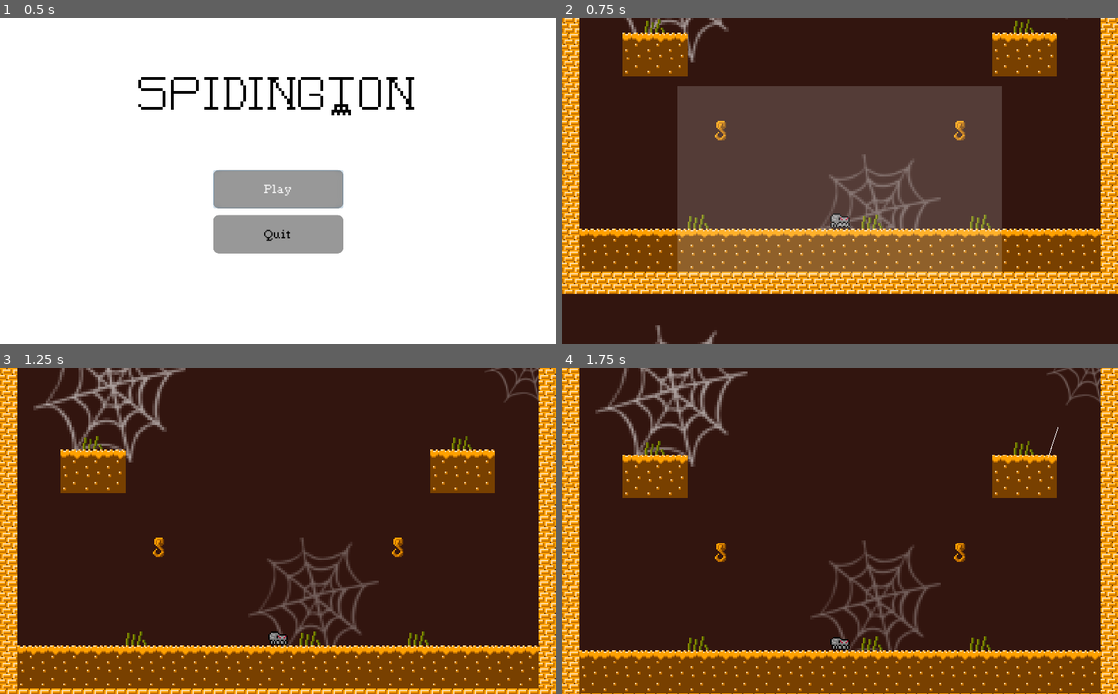
Above: before the commit, frames 1-4 (two rows, left to right).
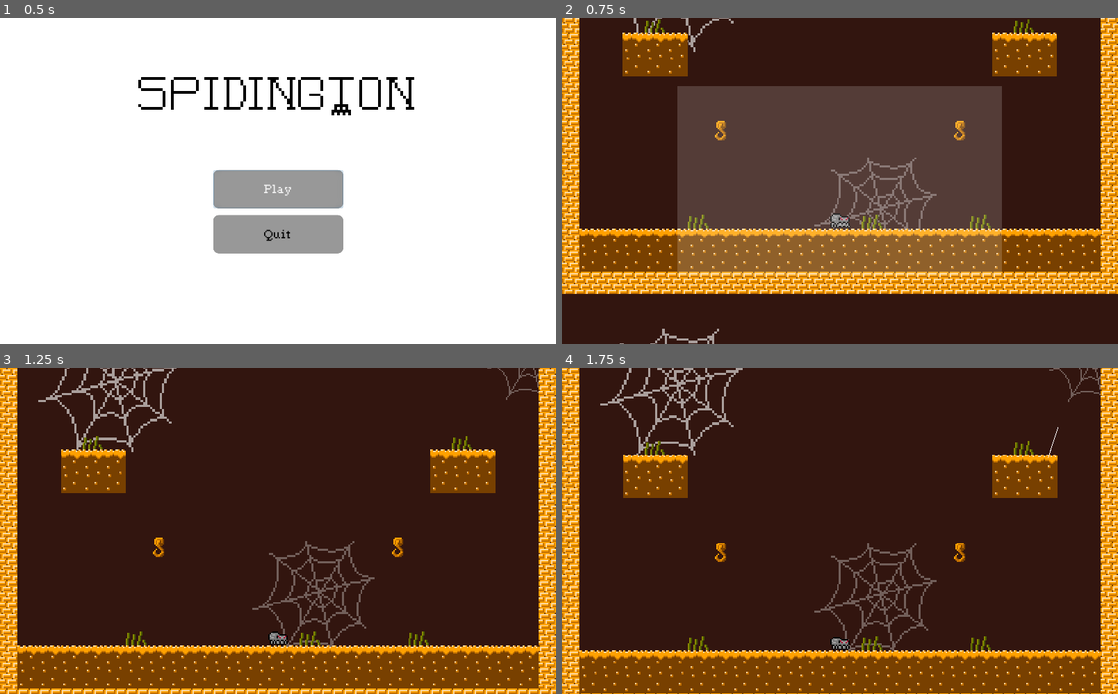
Above: after the commit, the same moments.

Repository: Tusentio/Spidington
Game: Godot game, scene res://Scenes/Menu/Menu.tscn
The game is run twice, just before and just after one commit, with the same random seed, the same clock (stepped at 60 frames per second) and the same inputs.
Inputs (mouse positions are in pixels of both pictures, inside the frame that each line leads up to):
- Up to frame 1 (0.5 s): no input
- Up to frame 2 (0.75 s): click "Play" at 0.5 s
- Up to frame 3 (1.25 s): no input
- Up to frame 4 (1.75 s): move the mouse to (962, 514) at 1.27 s; click (962, 514) at 1.35 s

Frame 1 is identical in both runs. In frame 2, 2.0% of the frame differs, in the area x 10-69%, y 0-100%; in frame 3, 5.2%; in frame 4, 5.4%, in the area x 5-100%, y 0-100%.

Commit message:
Make webs more pixel-art-y

Diff:
--- a/Scenes/Game/Game.tscn
+++ b/Scenes/Game/Game.tscn
@@ -4,7 +4,7 @@
 [ext_resource path="res://Scenes/Game/Game.gd" type="Script" id=2]
 [ext_resource path="res://Scenes/Player/Player.tscn" type="PackedScene" id=3]
 [ext_resource path="res://Tilesets/Hooks/HookMap.png" type="Texture" id=4]
-[ext_resource path="res://Scenes/Game/web.png" type="Texture" id=5]
+[ext_resource path="res://Scenes/Game/Web.png" type="Texture" id=5]
 [ext_resource path="res://Scenes/EndingArea/EndingArea.tscn" type="PackedScene" id=6]
 [ext_resource path="res://Sounds/Music.ogg" type="AudioStream" id=7]
 
Binary file changed: Scenes/Game/web.png
